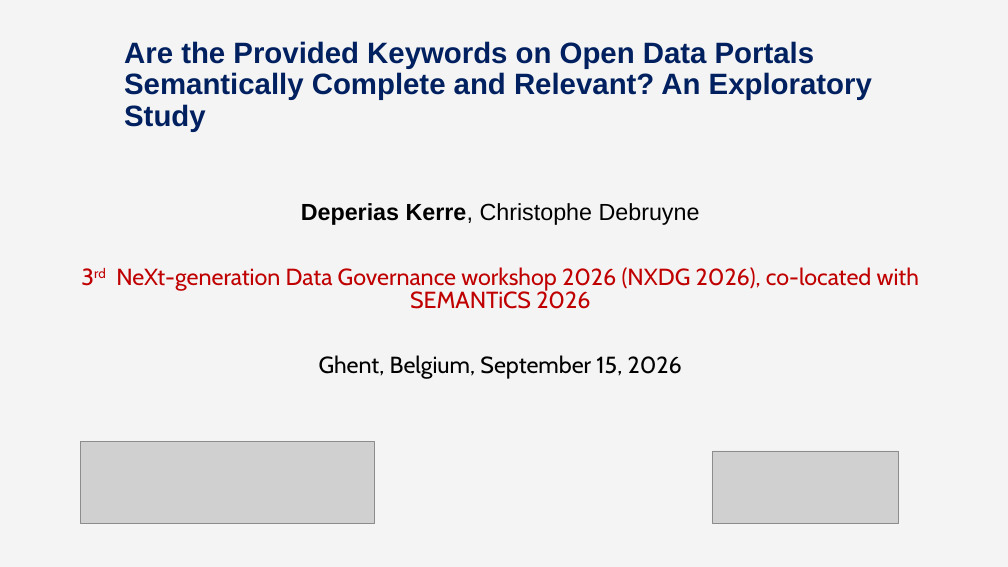
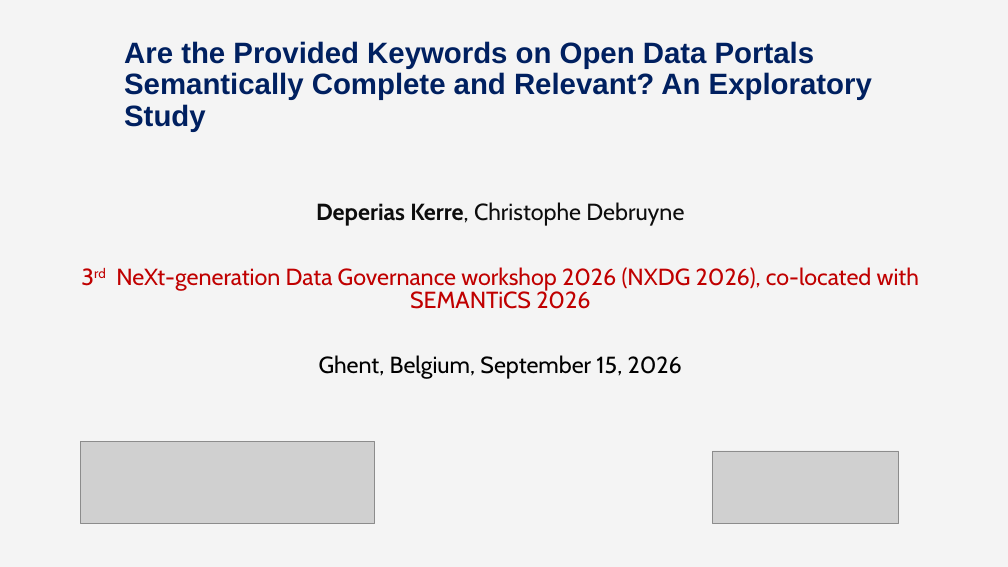
Before and after one commit to DeperiasKerre/deperiaskerre.github.io, a slide deck: slide 1 of slides/nxdg_2026_Deperias.pptx. Drawn at 1008x567 pixels with LibreOffice and Linux fonts; fonts in the diff are those of the drawing; grey boxes stand for pictures. Boxes give left, top, right and bottom in pixels: in the first picture for what was removed or moved away, otherwise in the second. Text is boxed around its words. In the diff, an @@ line names an element or a change of style, - is before the commit and + after.

```diff
--- a/slides/nxdg_2026_Deperias.pptx
+++ b/slides/nxdg_2026_Deperias.pptx
@@ subtitle at (x1=316, y1=202, x2=684, y2=226): font Arial to Cabin, text colour #000000 to #0D0D0D in "Deperias Kerre, Christophe Debruyne" @@
```
Also in this commit, not shown: 7 other slides changed.
